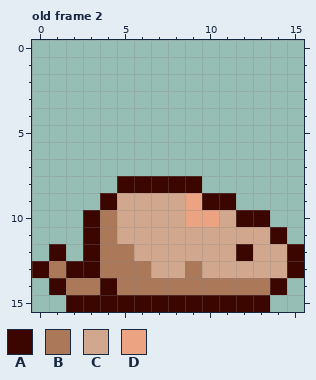
Pixel-art file -- Assets/Resources/Sprites/Zihan/toymouse_left.aseprite. Above, as it was before the edit.
16x16 pixels, 2 frames. Shown: old frame 2. The commit also changed other frames, which this record leaves out.
Palette (. is transparent): A #3b0600  B #ab7859  C #d1a88e  D #eba381
Pixels before, old frame 2, first column x 0:
 8 .....AAAAA......
 9 ....ACCCCDAA....
10 ...ABCCCCDDCAA..
11 ...ABCCCCCCCCCA.
12 .A.ABBCCCCCCACCA
13 ABAABBBCCBCCCCCA
14 .ABBABBBBBBBBBA.
15 ..AAAAAAAAAAAA..
And afterwards:
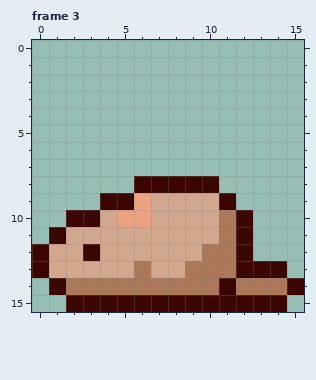
A new or re-ordered frame is compared with the old frame closest to it.
From old to new:
frames 2 -> 4
Frame 3 is new; against old frame 2:
The edit adds colour A in row 8 at x 10; in row 10 at x 2; in row 11 at x 1; in row 12 at x 0; in row 14 at x 15; in row 15 at x 14.
Colour B gives way to colour A in row 14 at x 11.
Colour C gives way to colour A in row 9 at x 5; in row 11 at x 12; in row 13 at x 12 to 14.
Colour A gives way to colour B in row 14 at x 4 and 14.
Colour C gives way to colour B in rows 10 to 11 at x 11; in rows 12 to 13 at x 10 to 11.
The edit adds colour C in rows 11 to 12 at x 2.
Colour A gives way to colour C in row 9 at x 10; in row 11 at x 3; in row 12 at x 1; in row 13 at x 2 to 3.
Colour B gives way to colour C in rows 10 to 11 at x 4; in row 12 at x 4 to 5; in row 13 at x 1 and 4 to 5.
Colour D gives way to colour C in row 9 at x 9; in row 10 at x 9 to 10.
Colour C gives way to colour D in row 9 at x 6; in row 10 at x 5 to 6.
Colour A is removed in row 8 at x 5; in row 10 at x 13; in row 11 at x 14; in rows 12 to 13 at x 15.
Colour C is removed in row 11 at x 13; in row 12 at x 13 to 14.
Where, in picture pixels (left, top, right, bottom), the same in both pictures:
changed: (32, 176, 304, 312)
